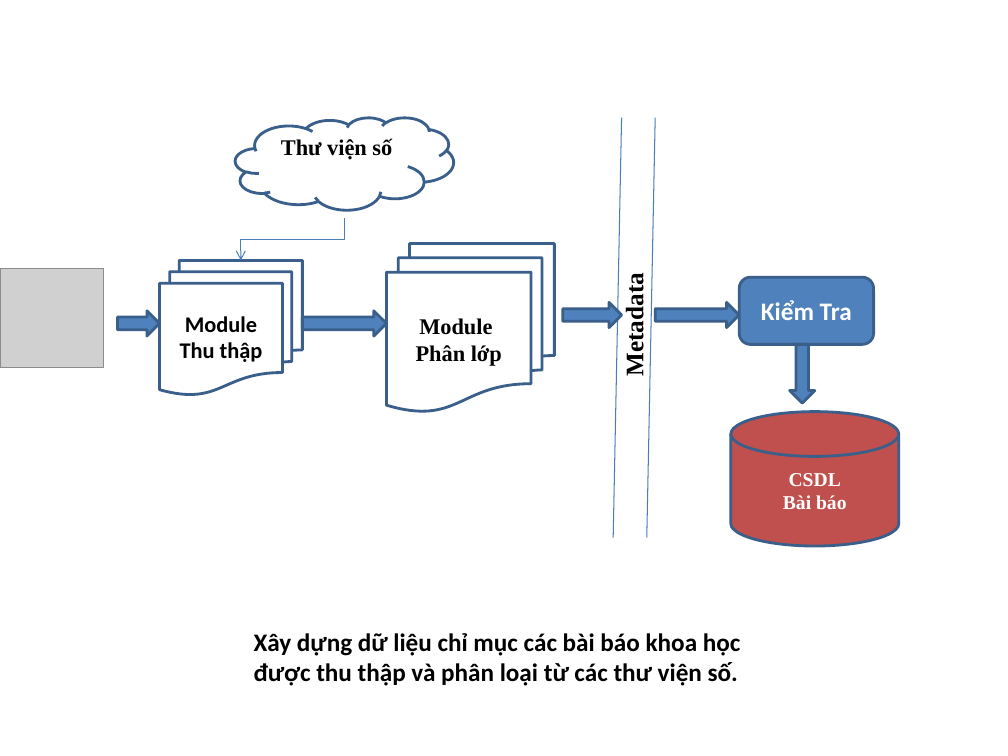
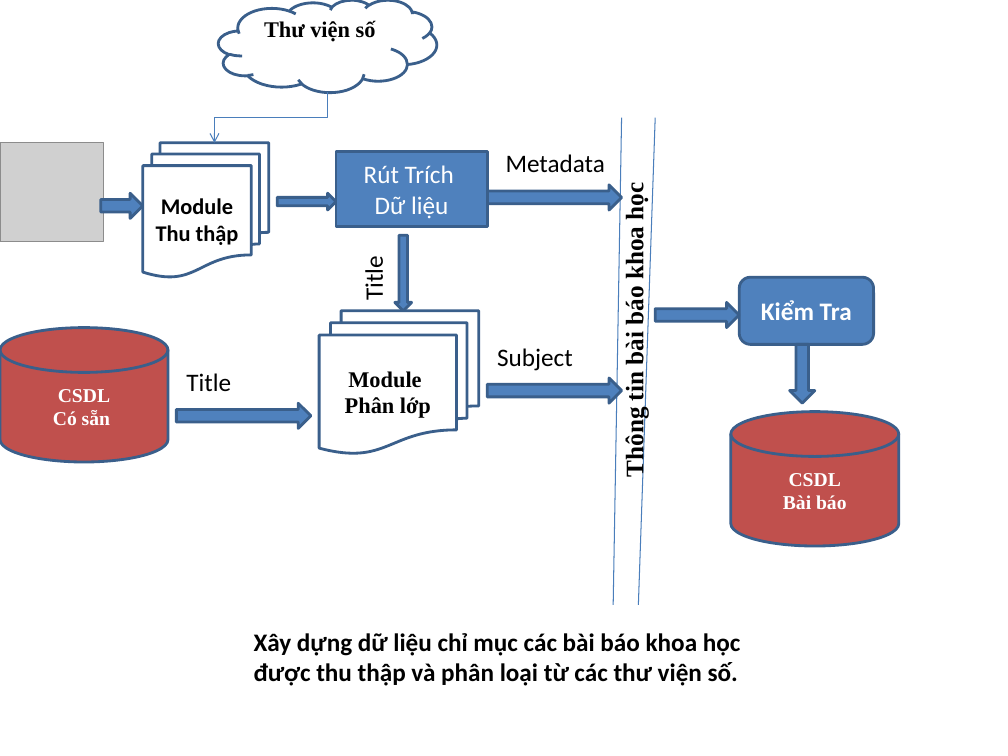
Before and after one commit to tiendv/detaitotnghiep, a slide deck: slide 1 of Outline thesis/De cuong/Kientrucdetai_26_8.pptx. Drawn at 1008x756 pixels with LibreOffice and Linux fonts; fonts in the diff are those of the drawing; grey boxes stand for pictures. Boxes give left, top, right and bottom in pixels: in the first picture for what was removed or moved away, otherwise in the second. Text is boxed around its words. In the diff, an @@ line names an element or a change of style, - is before the commit and + after.

```diff
--- a/Outline thesis/De cuong/Kientrucdetai_26_8.pptx
+++ b/Outline thesis/De cuong/Kientrucdetai_26_8.pptx
@@ cloud "Thư viện số": place and size @@
-cloud "Thư viện số" at box(235, 118, 454, 211)
+cloud "Thư viện số" at box(219, 0, 437, 93)
@@ elbow arrow moved from (345, 219) - (241, 260) to (328, 93) - (215, 143) @@
@@ line moved from (622, 118) - (613, 537) to (622, 118) - (613, 605) @@
@@ line moved from (655, 118) - (647, 537) to (655, 118) - (638, 605) @@
@@ picture: place and size @@
-picture at box(0, 269, 104, 368)
+picture at box(0, 143, 104, 242)
@@ flow chart multidocument "Module Thu thập": place and size @@
-flow chart multidocument "Module Thu thập" at box(159, 260, 302, 394)
+flow chart multidocument "Module Thu thập" at box(143, 143, 269, 277)
@@ text "Metadata": place and size @@
-text "Metadata" at box(621, 283, 649, 374)
+text "Metadata" at box(506, 154, 605, 172)
@@ text "Metadata" at box(506, 154, 605, 172): font Times New Roman to Calibri, bold off; rotation 270 to 0 degrees @@
@@ rectangle added at box(336, 151, 487, 227), fill #4F81BD, outline #3A5F8C 2 pt, 18 pt, text #FFFFFF @@
+Rút Trích Dữ liệu
@@ right arrow: place and size @@
-right arrow at box(118, 310, 160, 336)
+right arrow at box(101, 194, 143, 219)
@@ right arrow added at box(277, 194, 336, 211), fill #4F81BD, outline #3A5F8C 2 pt @@
@@ right arrow: place and size @@
-right arrow at box(562, 302, 621, 328)
+right arrow at box(487, 184, 621, 210)
@@ text added at box(621, 186, 649, 475), 18 pt, text #000000, bold @@
+Thông tin bài báo khoa học
@@ right arrow added at box(394, 235, 411, 310), fill #4F81BD, outline #3A5F8C 2 pt @@
@@ text added at box(359, 260, 390, 300), 18 pt, text #000000 @@
+Title
@@ cylinder added at box(0, 328, 168, 462), fill #C0504D, outline #3A5F8C 2 pt, 14 pt, text #FFFFFF, bold @@
+CSDL
+Có sẵn
@@ flow chart multidocument "Module": place and size @@
-flow chart multidocument "Module" at box(386, 244, 554, 412)
+flow chart multidocument "Module" at box(320, 310, 479, 454)
@@ text added at box(497, 348, 573, 371), 18 pt, text #000000 @@
+Subject
@@ text added at box(186, 373, 231, 391), 18 pt, text #000000 @@
+Title
@@ right arrow: place and size @@
-right arrow at box(302, 310, 386, 336)
+right arrow at box(487, 378, 621, 403)
@@ right arrow added at box(176, 403, 310, 428), fill #4F81BD, outline #3A5F8C 2 pt @@
```
Also in this commit, not shown: 2 other slides changed.
